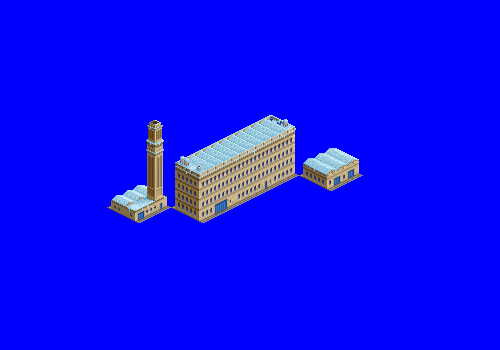
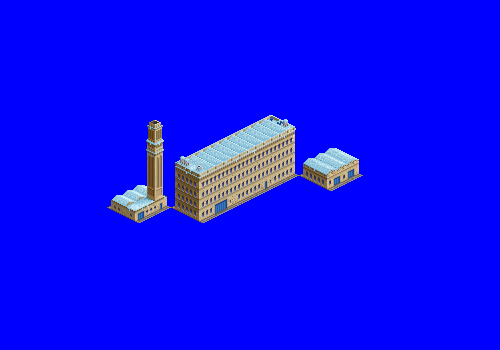
Before/after of a 500x350 layered artwork. What changed in the layer stack:
painted on "mill building" over [175, 156, 273, 219]
